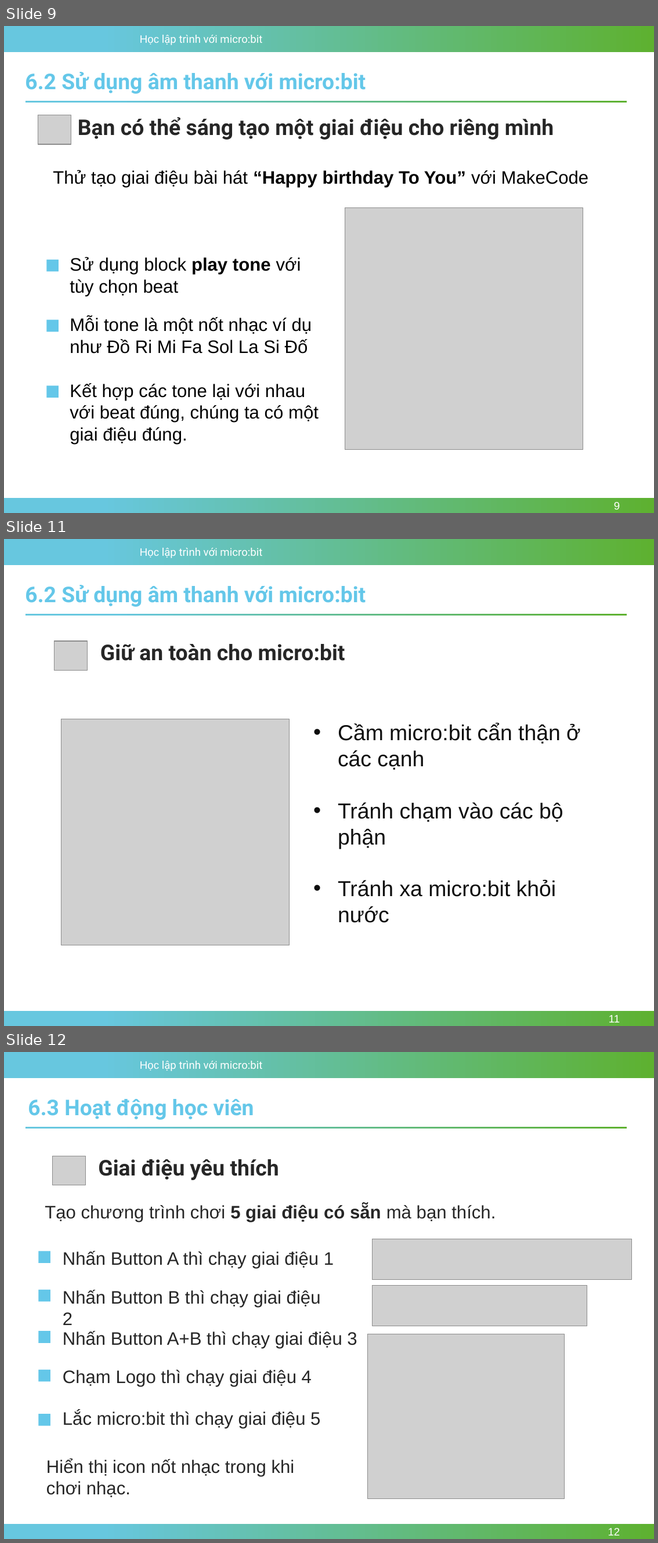
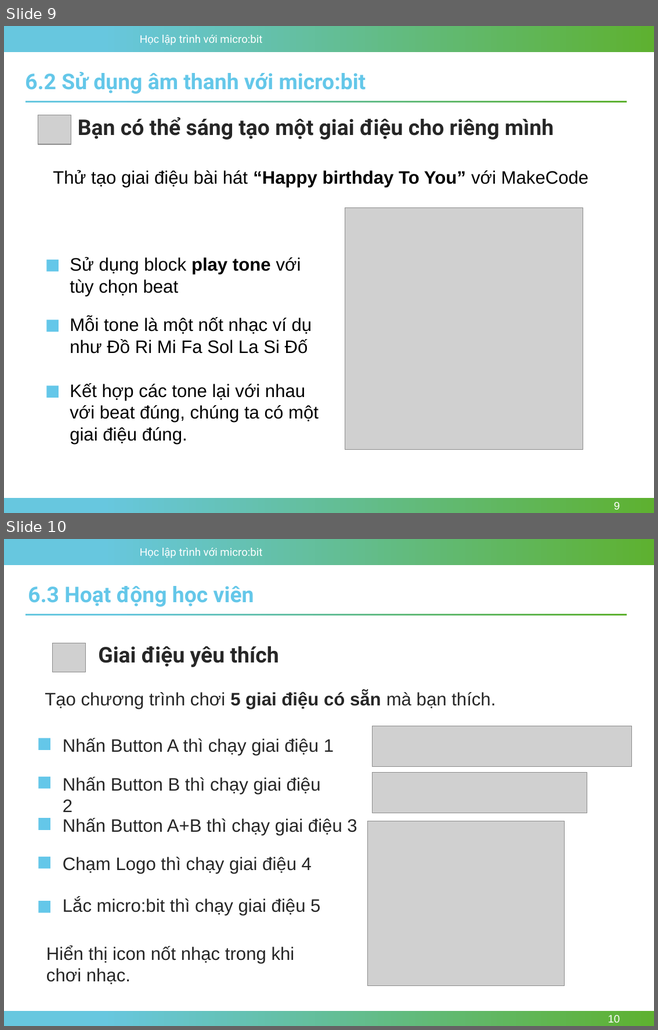
Before and after one commit to nhannn87dn/Learn-microbit, a slide deck: Lessions/Bai-06-Sound-Speaker/Bai-06-Sound-Speaker.pptx. Shown one above the other, each under a label of ours: slides 9, 11 and 12 before the commit, slides 9 and 10 after it; the slides between them are not shown. The pictures are 658x1543 and 658x1030 pixels, drawn with LibreOffice and Linux fonts; fonts in the diff are those of the drawing; grey boxes stand for pictures; background and template pictures are left out. Boxes give left, top, right and bottom in pixels: in the first picture for what was removed or moved away, otherwise in the second. Text is boxed around its words. In the diff, an @@ line names an element or a change of style, - is before the commit and + after.

```diff
--- a/Lessions/Bai-06-Sound-Speaker/Bai-06-Sound-Speaker.pptx
+++ b/Lessions/Bai-06-Sound-Speaker/Bai-06-Sound-Speaker.pptx
@@ slide 11 removed at (4,539,654,1026), background #FFFFFF; not listed: 3 template elements that a slide beside it also shows @@
@@ text removed at (25,585,366,607) @@
-6.2 Sử dụng âm thanh với micro:bit
@@ rectangle removed at (25,614,626,616) @@
@@ picture removed at (54,641,88,670) @@
@@ text removed at (100,644,345,661) @@
-Giữ an toàn cho micro:bit
@@ picture removed at (61,719,289,945) @@
@@ text removed at (338,723,580,923) @@
-• Cầm micro:bit cẩn thận ở các cạnh
-• Tránh chạm vào các bộ phận
-• Tránh xa micro:bit khỏi nước
@@ page number removed at (608,1015,619,1023) @@
-11
@@ what was slide 12 is now slide 10 @@
@@ page number at (608,1015,620,1023): text changed @@
-12
+10
```
Also in this commit, not shown: 1 other slide removed, 28 other files.
